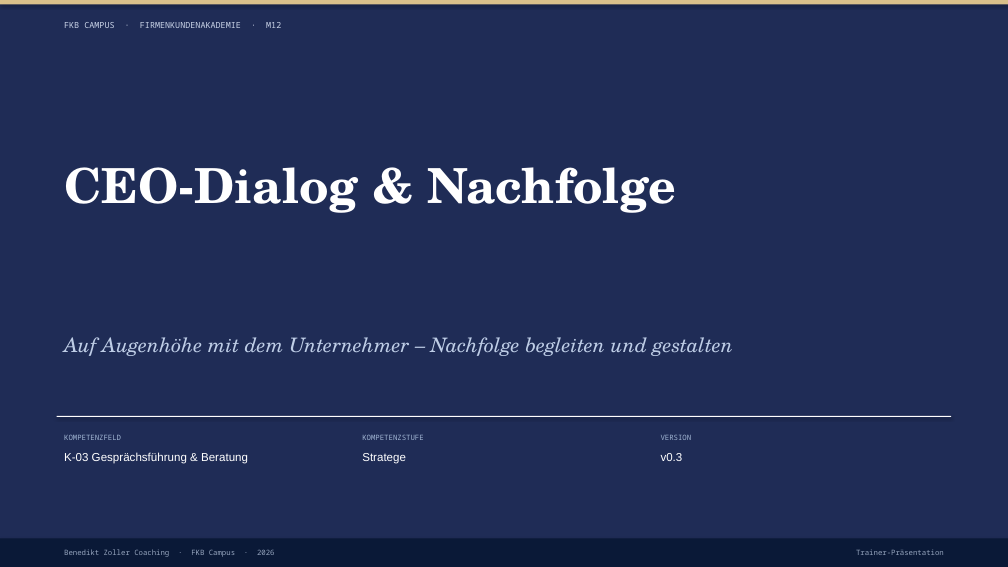
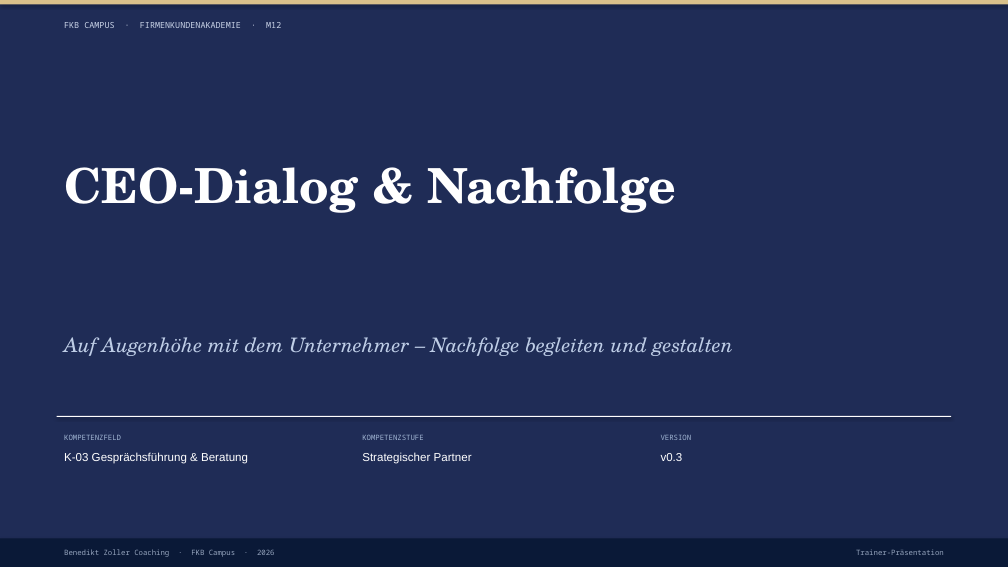
Before and after one commit to ck5rqc47pr-byte/firmenkundenakademie-online, a slide deck: slide 1 of protected-downloads/praesentation/M12.pptx. Drawn at 1008x567 pixels with LibreOffice and Linux fonts; fonts in the diff are those of the drawing. Boxes give left, top, right and bottom in pixels: in the first picture for what was removed or moved away, otherwise in the second. Text is boxed around its words. In the diff, an @@ line names an element or a change of style, - is before the commit and + after.

```diff
--- a/protected-downloads/praesentation/M12.pptx
+++ b/protected-downloads/praesentation/M12.pptx
@@ text at (362,452,472,464): text changed @@
-Stratege
+Strategischer Partner
```
Also in this commit, not shown: 20 other files.
